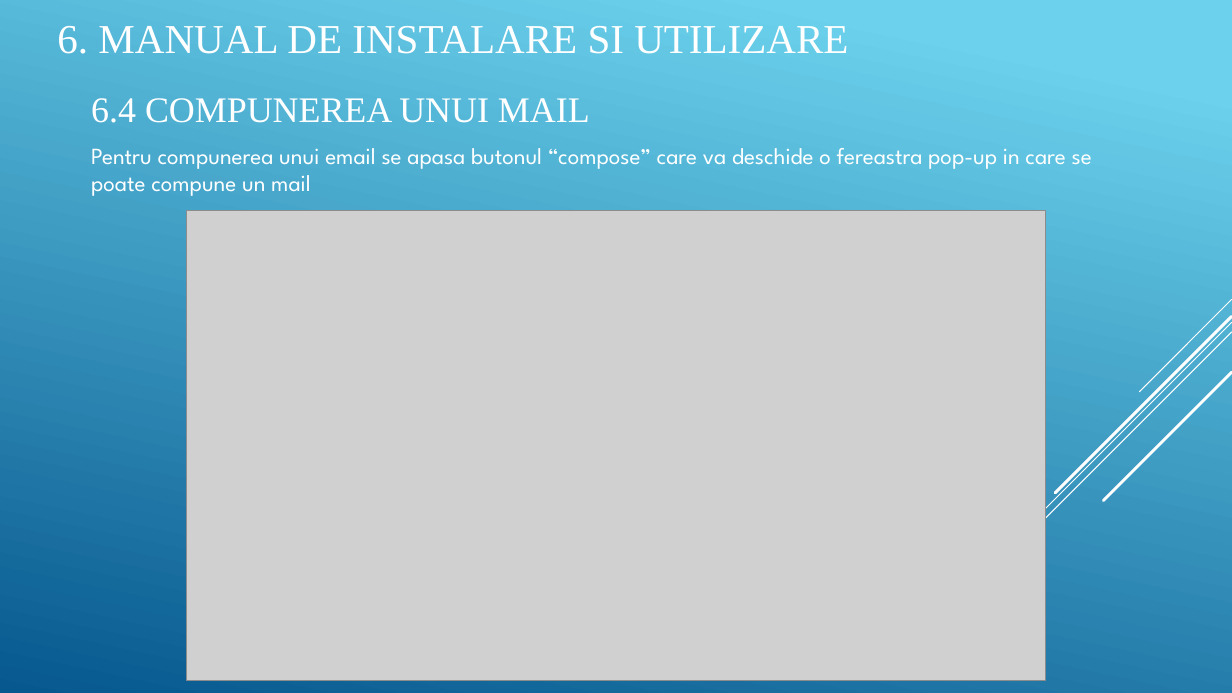
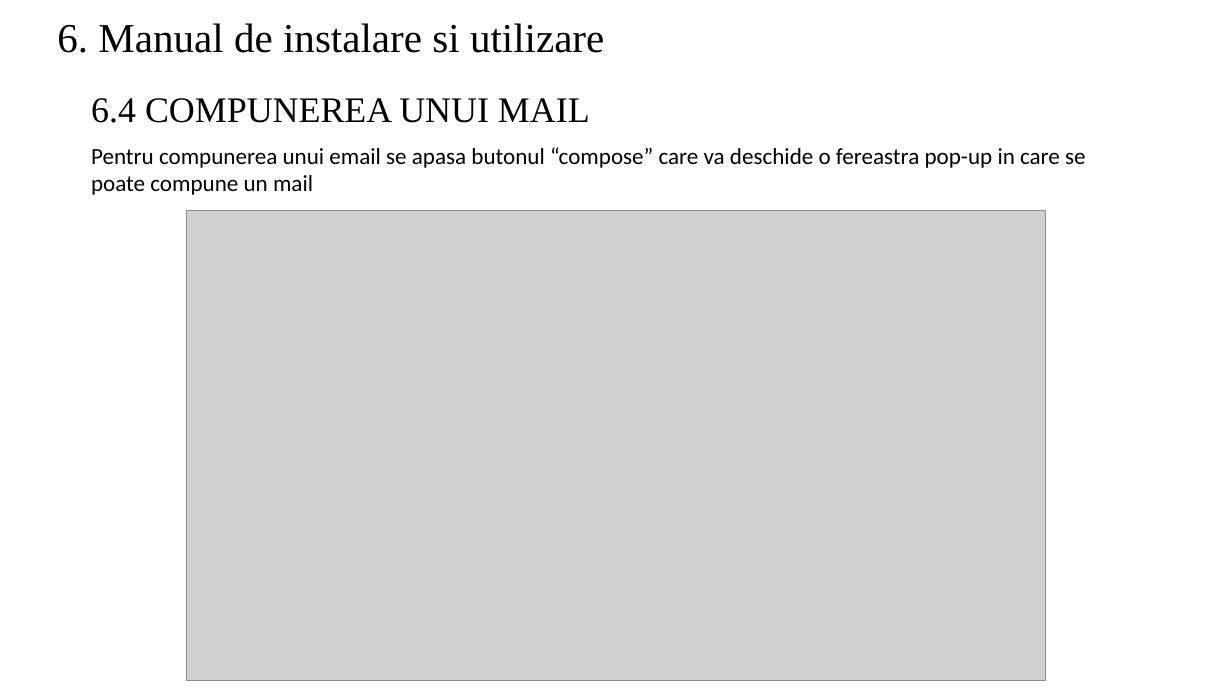
Before and after one commit to Gabiqb/HTTPS-Email-Server, a slide deck: slide 24 of DesignProiect - Pucani Liviu, Tanul Gabriel.pptx. Drawn at 1232x693 pixels with LibreOffice and Linux fonts; fonts in the diff are those of the drawing; grey boxes stand for pictures. Boxes give left, top, right and bottom in pixels: in the first picture for what was removed or moved away, otherwise in the second. Text is boxed around its words. In the diff, an @@ line names an element or a change of style, - is before the commit and + after.

```diff
--- a/DesignProiect - Pucani Liviu, Tanul Gabriel.pptx
+++ b/DesignProiect - Pucani Liviu, Tanul Gabriel.pptx
@@ background gradient #6ED2EB to #06588E to #FFFFFF @@
@@ title at (x1=57, y1=23, x2=604, y2=53): text changed; text colour #FFFFFF to #000000 @@
-6. MANUAL DE INSTALARE SI UTILIZARE
+6. Manual de instalare si utilizare
@@ text "6.4 COMPUNEREA UNUI MAIL" at (x1=91, y1=98, x2=590, y2=123): text colour #FFFFFF to #000000 @@
@@ text "Pentru compunerea unui email se ..." at (x1=91, y1=147, x2=1086, y2=195): font League Spartan to Calibri, text colour #FFFFFF to #000000 @@
@@ group removed at (x1=931, y1=299, x2=1232, y2=624): 5 lines @@
```
Also in this commit, not shown: 33 other slides changed, 2 other files.
